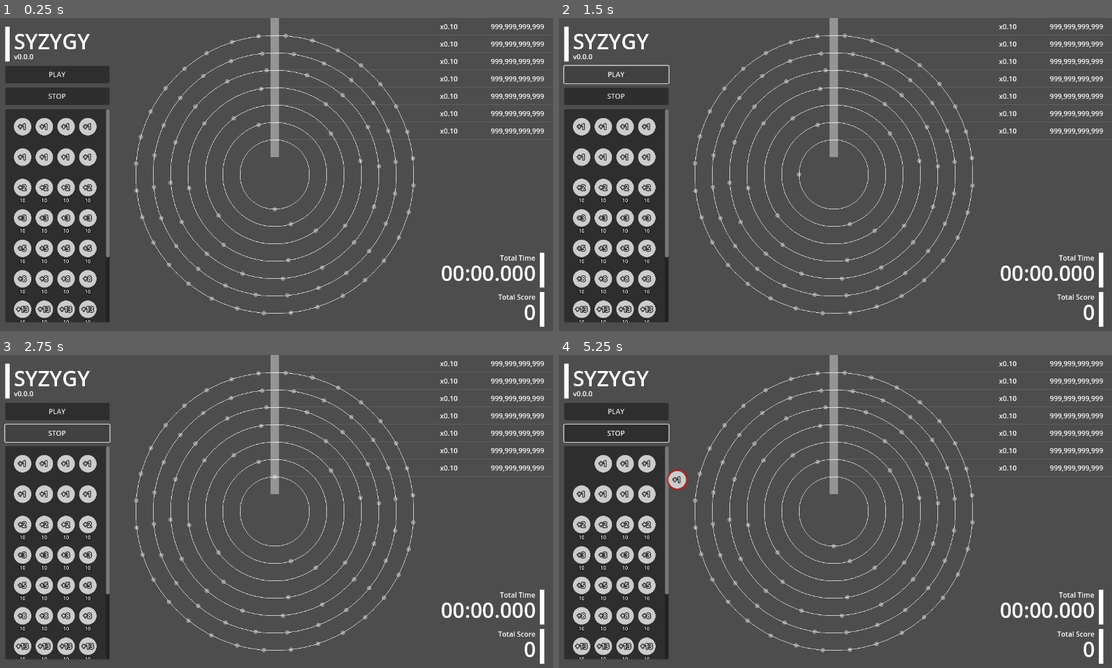
Above: before the commit, frames 1-4 (two rows, left to right).
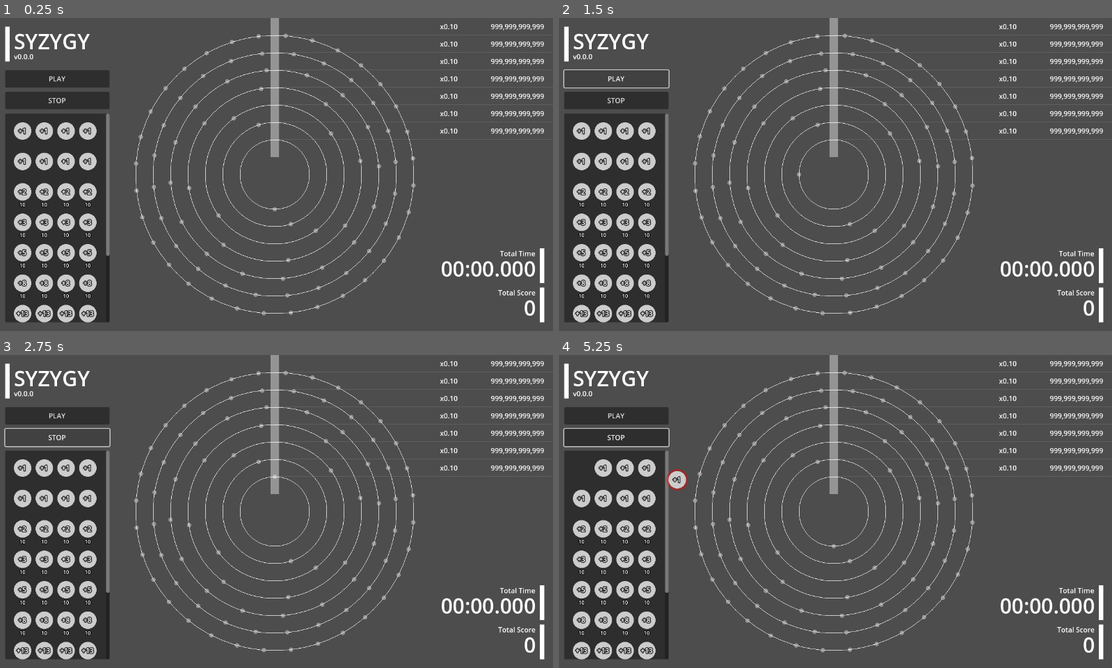
Above: after the commit, the same moments.

Repository: kamikoloss/syzygy
Game: Godot game, scene res://scenes/main.tscn
The game is run twice, just before and just after one commit, with the same random seed, the same clock (stepped at 60 frames per second) and the same inputs.
Inputs (mouse positions are in pixels of both pictures, inside the frame that each line leads up to):
- Up to frame 1 (0.25 s): no input
- Up to frame 2 (1.5 s): click "PLAY" at 0.5 s; click "PLAY" at 1.25 s
- Up to frame 3 (2.75 s): click "STOP" at 2 s
- Up to frame 4 (5.25 s): click "STOP" at 2.75 s; click "PLAY" at 3.5 s; click "STOP" at 4.25 s; drag from (581, 464) to (868, 511) at 5.02 s

The runs differ from the first frame. In frame 1, 6.4% of the frame differs, in the area x 1-99%, y 15-99%; in frame 2, 6.1%; in frame 3, 6.0%; in frame 4, 6.3%.

Commit message:
chore nodes position

Diff:
--- a/scenes/main.tscn
+++ b/scenes/main.tscn
@@ -99,6 +99,7 @@
 
 [node name="MarginContainerLeft" type="MarginContainer" parent="UI"]
 layout_mode = 0
+offset_top = 100.0
 offset_right = 280.0
 offset_bottom = 720.0
 size_flags_horizontal = 3
@@ -111,10 +112,6 @@
 layout_mode = 2
 theme_override_constants/separation = 10
 
-[node name="_" type="MarginContainer" parent="UI/MarginContainerLeft/VBoxContainer"]
-custom_minimum_size = Vector2(0, 80)
-layout_mode = 2
-
 [node name="ButtonPlay" type="Button" parent="UI/MarginContainerLeft/VBoxContainer"]
 process_mode = 3
 custom_minimum_size = Vector2(0, 40)
@@ -159,7 +156,7 @@
 layout_mode = 0
 offset_left = 1000.0
 offset_right = 1280.0
-offset_bottom = 720.0
+offset_bottom = 510.0
 size_flags_horizontal = 3
 theme_override_constants/margin_left = 20
 theme_override_constants/margin_top = 0
@@ -212,10 +209,6 @@
 text = "x0.10"
 vertical_alignment = 1
 
-[node name="_" type="MarginContainer" parent="UI/MarginContainerRight/VBoxContainerLeft"]
-layout_mode = 2
-size_flags_vertical = 3
-
 [node name="VBoxContainerRight" type="VBoxContainer" parent="UI/MarginContainerRight"]
 layout_mode = 2
 theme_override_constants/separation = 0
@@ -307,9 +300,9 @@
 layout_mode = 3
 anchors_preset = 0
 offset_left = 780.0
-offset_top = 540.0
+offset_top = 530.0
 offset_right = 780.0
-offset_bottom = 540.0
+offset_bottom = 530.0
 
 [node name="ColorRect" type="ColorRect" parent="UI/Time"]
 offset_left = 470.0
@@ -336,9 +329,9 @@
 [node name="Score" type="Control" parent="UI"]
 anchors_preset = 0
 offset_left = 780.0
-offset_top = 630.0
+offset_top = 620.0
 offset_right = 780.0
-offset_bottom = 630.0
+offset_bottom = 620.0
 
 [node name="ColorRect" type="ColorRect" parent="UI/Score"]
 offset_left = 470.0
